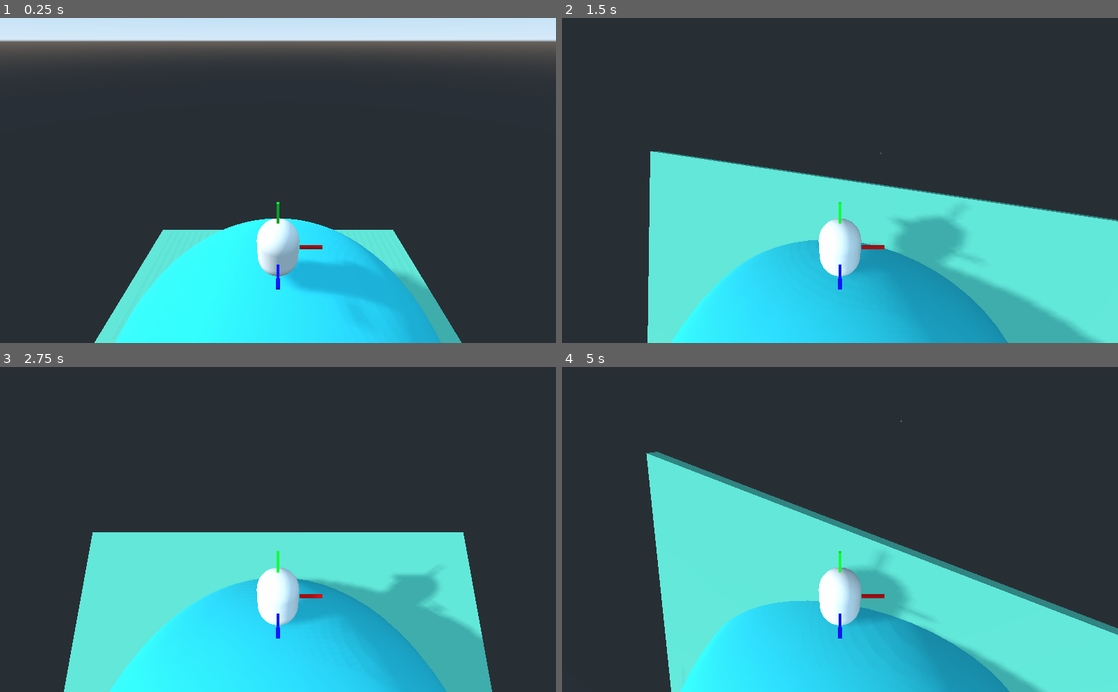
Above: before the commit, frames 1-4 (two rows, left to right).
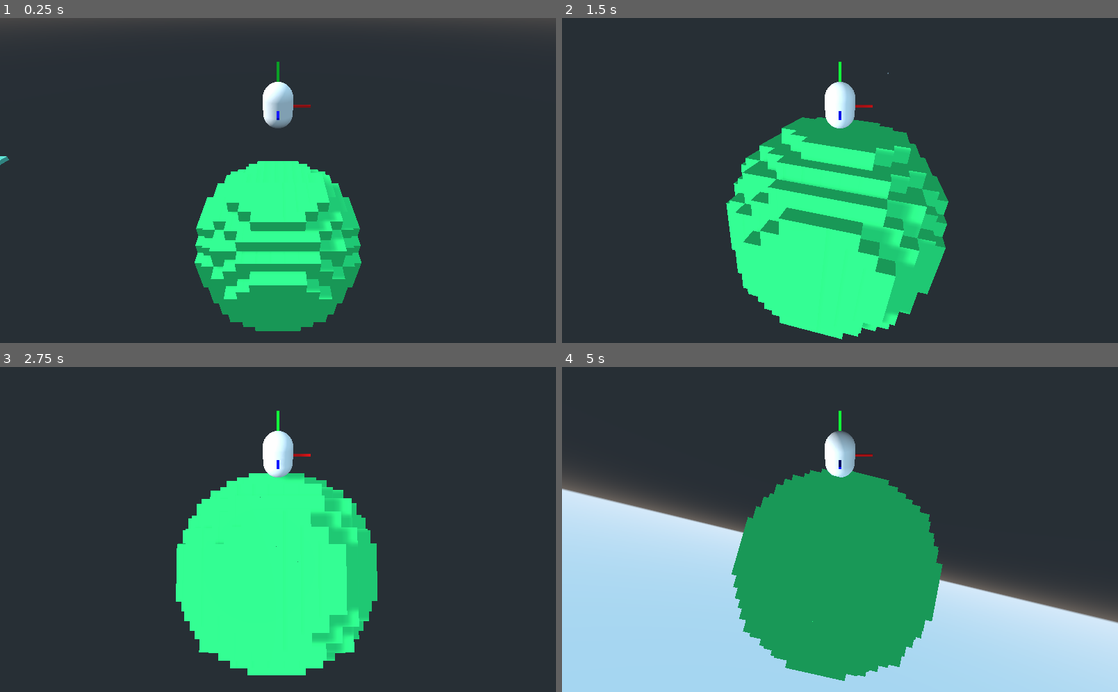
Above: after the commit, the same moments.

Repository: kevinms/godot-wild-jam-23
Game: Godot game, scene res://Game.tscn
Same seed, same stepped clock (60 frames per second), same inputs: the game is played once before the commit and once after it.
Inputs (mouse positions are in pixels of both pictures, inside the frame that each line leads up to):
- Up to frame 1 (0.25 s): no input
- Up to frame 2 (1.5 s): tap Enter (enter) at 0.5, 0.6 s; move the mouse to (867, 180) at 0.52 s; hold W (forward) from 0.53 s (still down); tap Space (jump) at 0.77 s; move the mouse to (812, 180) at 1.27 s; click (812, 180) at 1.35 s
- Up to frame 3 (2.75 s): keep holding W (forward); tap Space (jump) at 1.52 s; move the mouse to (289, 523) at 2.02 s; tap Enter (enter) at 2.1 s
- Up to frame 4 (5 s): keep holding W (forward); move the mouse to (834, 536) at 2.77 s; click (834, 536) at 2.85 s; tap Space (jump) at 3.02, 3.77, 4.52 s; move the mouse to (878, 532) at 3.52 s; tap Enter (enter) at 3.6 s; move the mouse to (795, 526) at 4.27 s; click (795, 526) at 4.35 s

The runs differ from the first frame. In frame 1, 36% of the frame differs, in the area x 0-100%, y 0-100%; in frame 2, 47%; in frame 3, 41%; in frame 4, 55%, in the area x 0-100%, y 13-100%.

Commit message:
Switched to voxel planet -- it's too bumpy and you can't smoothly walk across it. Add that jupming is wonky because I can't figure out how to add gravity as acceleration properly, and it really doesn't feel that great. But, forward progress!!!

Diff:
--- a/Game.gd
+++ b/Game.gd
@@ -17,3 +17,8 @@
 func _process(delta):
 	if Input.is_action_just_pressed("enter"):
 		get_tree().reload_current_scene()
+
+
+
+func fire_missile():
+	pass
--- a/Game.tscn
+++ b/Game.tscn
@@ -1,8 +1,9 @@
-[gd_scene load_steps=10 format=2]
+[gd_scene load_steps=11 format=2]
 
 [ext_resource path="res://ImmediateGeometry.gd" type="Script" id=1]
 [ext_resource path="res://Player.tscn" type="PackedScene" id=2]
 [ext_resource path="res://Game.gd" type="Script" id=3]
+[ext_resource path="res://World.tscn" type="PackedScene" id=4]
 
 [sub_resource type="CubeMesh" id=1]
 
@@ -26,6 +27,7 @@
 shadow_enabled = true
 
 [node name="Ground" type="StaticBody" parent="."]
+transform = Transform( 1, 0, 0, 0, 1, 0, 0, 0, 1, -57.8559, 0, 0 )
 
 [node name="MeshInstance" type="MeshInstance" parent="Ground"]
 transform = Transform( 15.6861, 0, 0, 0, 0.294509, 0, 0, 0, 15.6861, 0, 0, 0 )
@@ -36,14 +38,15 @@
 transform = Transform( 15.6861, 0, 0, 0, 0.294509, 0, 0, 0, 15.6861, 0, 0, 0 )
 shape = SubResource( 3 )
 
-[node name="Planet" type="StaticBody" parent="."]
+[node name="Sphere" type="StaticBody" parent="."]
+transform = Transform( 1, 0, 0, 0, 1, 0, 0, 0, 1, 76, 0, 0 )
 
-[node name="MeshInstance" type="MeshInstance" parent="Planet"]
+[node name="MeshInstance" type="MeshInstance" parent="Sphere"]
 transform = Transform( 11.9591, 0.0355373, -0.029886, -0.0355292, 11.9591, 0.0032782, 0.0298956, -0.00318944, 11.9591, 0, 0, 0 )
 mesh = SubResource( 4 )
 material/0 = SubResource( 5 )
 
-[node name="CollisionShape" type="CollisionShape" parent="Planet"]
+[node name="CollisionShape" type="CollisionShape" parent="Sphere"]
 transform = Transform( 11.9591, 0.0355373, -0.029886, -0.0355292, 11.9591, 0.0032782, 0.0298956, -0.00318944, 11.9591, 0, 0, 0 )
 shape = SubResource( 6 )
 
@@ -55,5 +58,7 @@
 transform = Transform( 1, 0, 0, 0, 1, 0, 0, 0, 1, 0, 18.8625, 0 )
 
 [node name="Camera" type="Camera" parent="Player"]
-transform = Transform( 1, 0, 0, 0, 0.856456, 0.51622, 0, -0.51622, 0.856456, 0, 8.54824, 7.93212 )
+transform = Transform( 1, 0, 0, 0, 0.792652, 0.609675, 0, -0.609675, 0.792652, 0, 5.47584, 15.2147 )
 current = true
+
+[node name="Planet" parent="." instance=ExtResource( 4 )]
--- a/Spatial.gd
+++ b/Spatial.gd
@@ -1,7 +1,7 @@
 extends Spatial
 
 var voxelScene = load("res://Voxel.tscn")
-export var radius = 5
+export var radius = 7
 
 # Called when the node enters the scene tree for the first time.
 func _ready():
